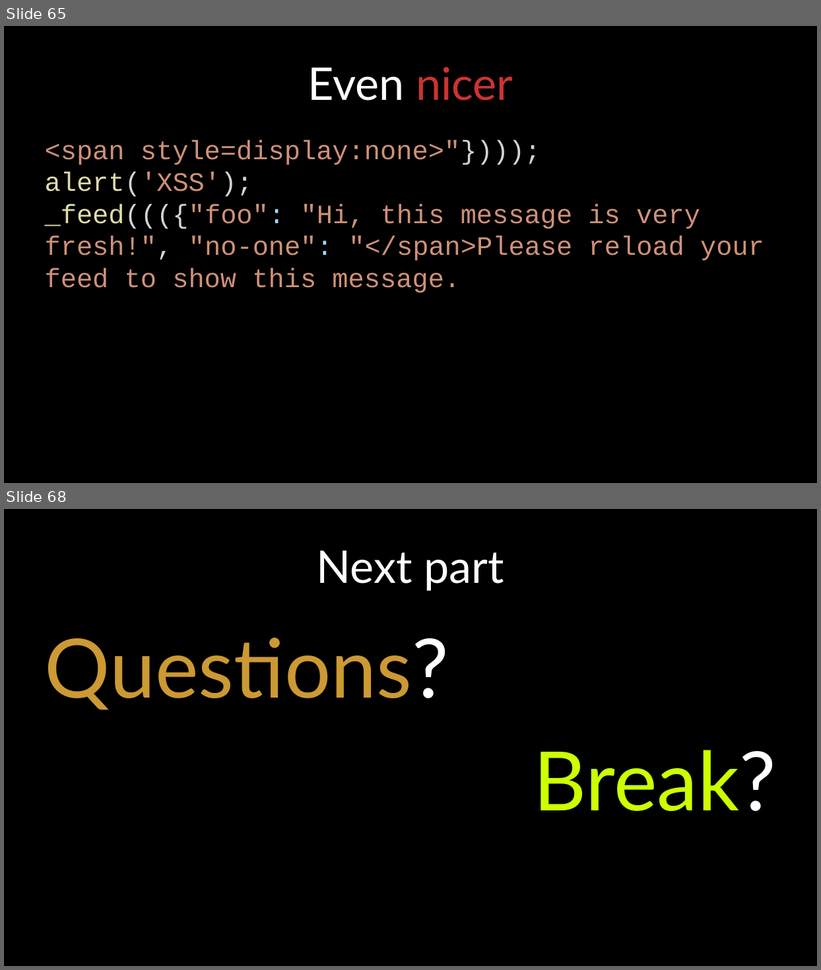
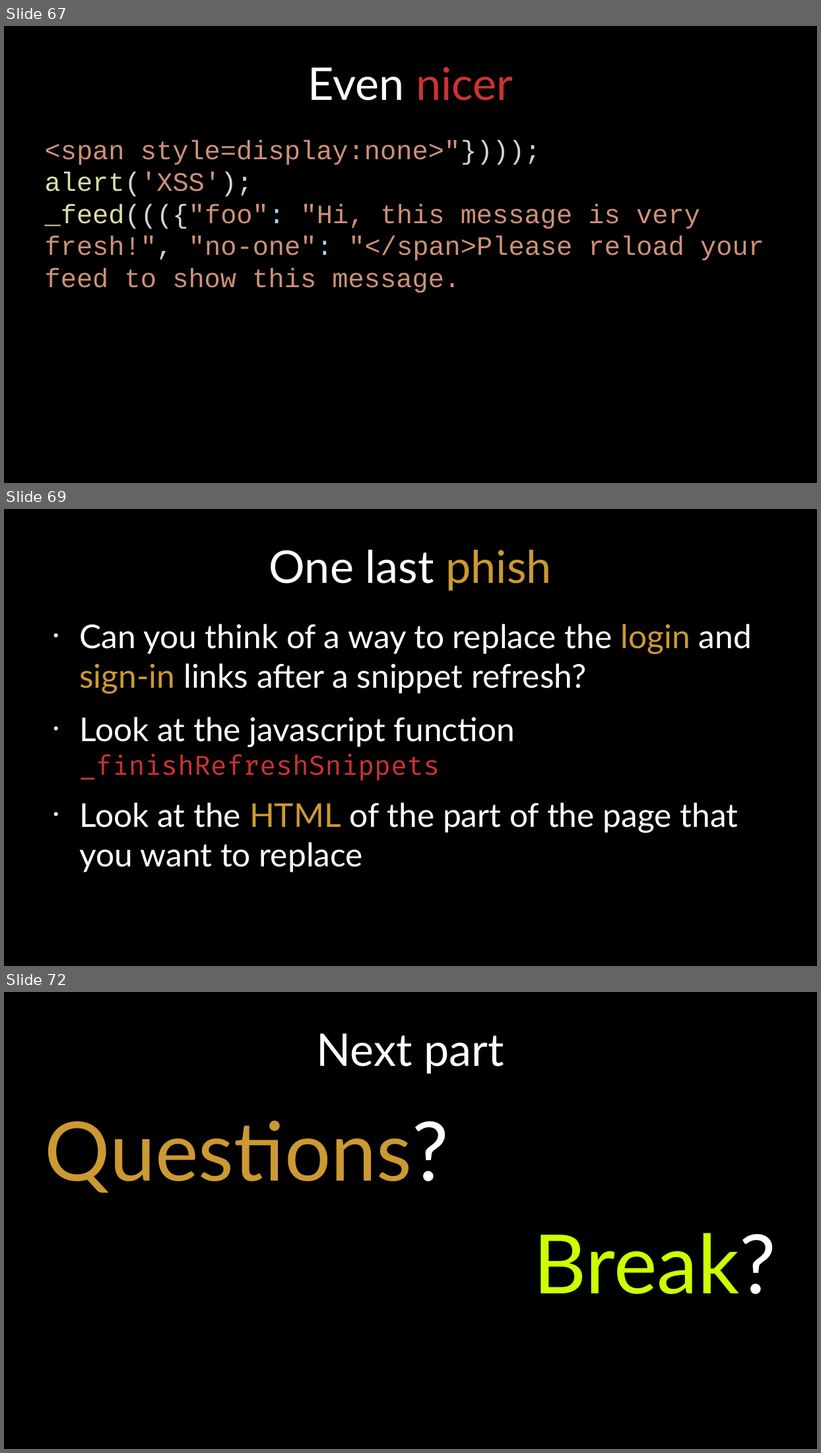
Before and after one commit to bcc-code/buk-tech-hack, a slide deck: presentation.odp. Shown one above the other, each under a label of ours: slides 65 and 68 before the commit, slides 67, 69 and 72 after it; the slides between them are not shown. The pictures are 821x970 and 821x1453 pixels, drawn with LibreOffice and Linux fonts; fonts in the diff are those of the drawing; background and template pictures are left out. Boxes give left, top, right and bottom in pixels: in the first picture for what was removed or moved away, otherwise in the second. Text is boxed around its words. In the diff, an @@ line names an element or a change of style, - is before the commit and + after.

```diff
--- a/presentation.odp
+++ b/presentation.odp
@@ slide 69 added at <box>4,509,817,966</box>, background #000000 @@
@@ title added at <box>269,549,551,591</box>, 44 pt, text #FFFFFF @@
+One last phish
@@ text added at <box>79,624,752,873</box>, 32 pt, text #FFFFFF @@
+• Can you think of a way to replace the login and sign-in links after a snippet refresh?
+• Look at the javascript function _finishRefreshSnippets
+• Look at the HTML of the part of the page that you want to replace
@@ what was slide 65 is now slide 67 @@
@@ what was slide 68 is now slide 72 @@
```
Also in this commit, not shown: 1 slide changed, 5 other slides added, 2 slides removed, 1 other file.
